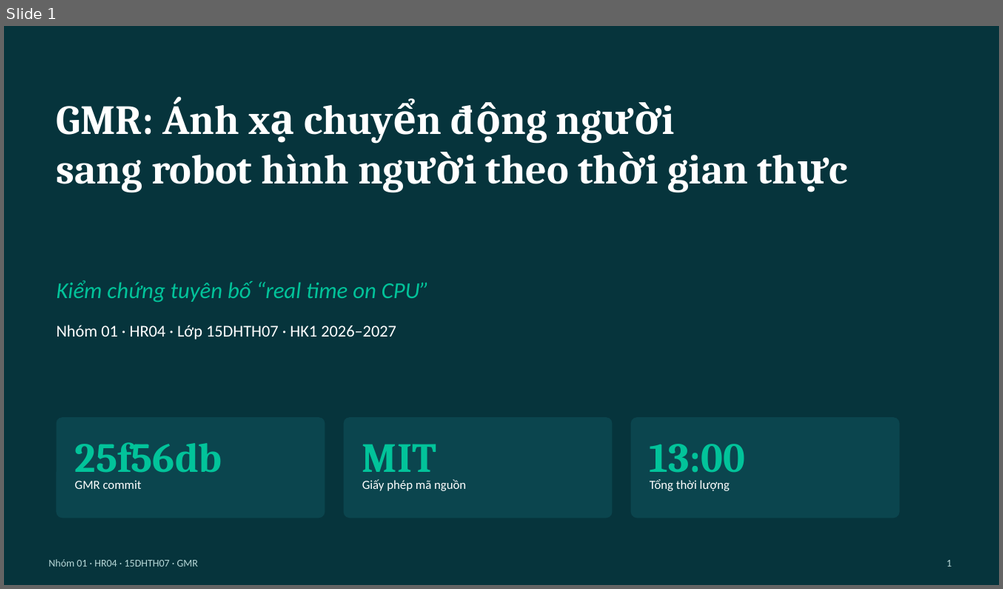
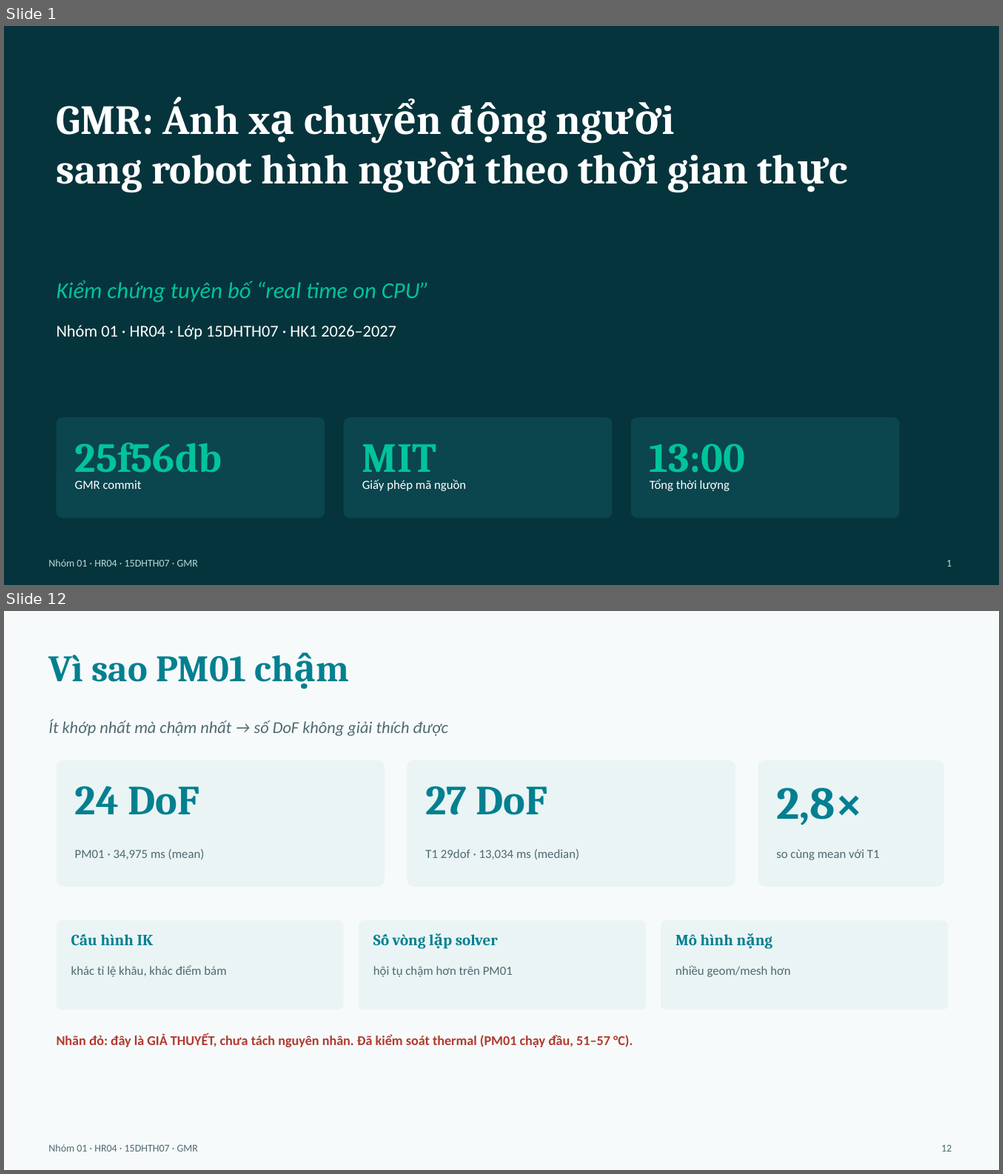
Before and after one commit to mtzwyu/GMR-Humanoid-Retargeting-Benchmark, a slide deck: report/slides.pptx. Shown one above the other, each under a label of ours: slide 1 before the commit, slides 1 and 12 after it; the slides between them are not shown. The pictures are 1003x589 and 1003x1174 pixels, drawn with LibreOffice and Linux fonts; fonts in the diff are those of the drawing. Boxes give left, top, right and bottom in pixels: in the first picture for what was removed or moved away, otherwise in the second. Text is boxed around its words. In the diff, an @@ line names an element or a change of style, - is before the commit and + after.

```diff
--- a/report/slides.pptx
+++ b/report/slides.pptx
@@ slide 12 added at box(4, 611, 999, 1170), background #F7FAFB @@
@@ text added at box(48, 655, 246, 682), 36 pt, text #028090, bold @@
+Vì sao PM01 chậm
@@ text added at box(48, 719, 448, 736), 16 pt, text #4E6A70, italic @@
+Ít khớp nhất mà chậm nhất → số DoF không giải thích được
@@ rounded rectangle added at box(57, 760, 384, 887), fill #EAF4F5 @@
@@ rounded rectangle added at box(407, 760, 735, 887), fill #EAF4F5 @@
@@ rounded rectangle added at box(757, 760, 944, 887), fill #EAF4F5 @@
@@ text added at box(75, 786, 199, 815), 40 pt, text #028090, bold @@
+24 DoF
@@ text added at box(425, 786, 548, 815), 40 pt, text #028090, bold @@
+27 DoF
@@ text added at box(776, 788, 862, 826), 44 pt, text #028090, bold @@
+2,8×
@@ text added at box(75, 849, 205, 860), 12 pt, text #4E6A70 @@
+PM01 · 34,975 ms (mean)
@@ text added at box(425, 849, 579, 860), 12 pt, text #4E6A70 @@
+T1 29dof · 13,034 ms (median)
@@ text added at box(776, 849, 879, 860), 12 pt, text #4E6A70 @@
+so cùng mean với T1
@@ rounded rectangle added at box(57, 920, 344, 1010), fill #EAF4F5 @@
@@ rounded rectangle added at box(358, 920, 646, 1010), fill #EAF4F5 @@
@@ rounded rectangle added at box(660, 920, 948, 1010), fill #EAF4F5 @@
@@ text added at box(101, 934, 153, 945), 15 pt, text #028090, bold @@
+Cấu hình IK
@@ text added at box(373, 934, 498, 949), 15 pt, text #028090, bold @@
+Số vòng lặp solver
@@ text added at box(675, 934, 733, 945), 15 pt, text #028090, bold @@
+Mô hình nặng
@@ text added at box(71, 965, 226, 977), 12 pt, text #4E6A70 @@
+khác tỉ lệ khâu, khác điểm bám
@@ text added at box(675, 965, 790, 977), 12 pt, text #4E6A70 @@
+nhiều geom/mesh hơn
@@ text added at box(373, 966, 512, 977), 12 pt, text #4E6A70 @@
+hội tụ chậm hơn trên PM01
@@ text added at box(57, 1034, 632, 1048), 13 pt, text #B03A2E, bold @@
+Nhãn đỏ: đây là GIẢ THUYẾT, chưa tách nguyên nhân. Đã kiểm soát thermal (PM01 chạy đầu, 51–57 °C).
@@ text added at box(48, 1145, 198, 1152), 10 pt, text #4E6A70 @@
+Nhóm 01 · HR04 · 15DHTH07 · GMR
@@ text added at box(941, 1145, 951, 1152), 10 pt, text #4E6A70 @@
+12
```
Also in this commit, not shown: 9 slides changed, 5 other slides added, 6 slides removed, 6 other files.
